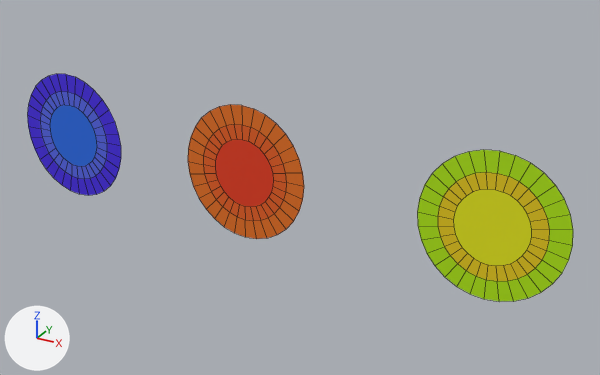
A saved change to the Blender file models/Part/Blender/TARGET.blend.
One viewpoint serves both versions: a 50 mm camera at (24.4, -25.0, 20.5) aimed at (7.7, 5.3, 5.3). The lights are fixed; the arrows at lower left show +X, +Y and +Z. The picture after the commit comes second. Mesh edges are drawn as thin lines.
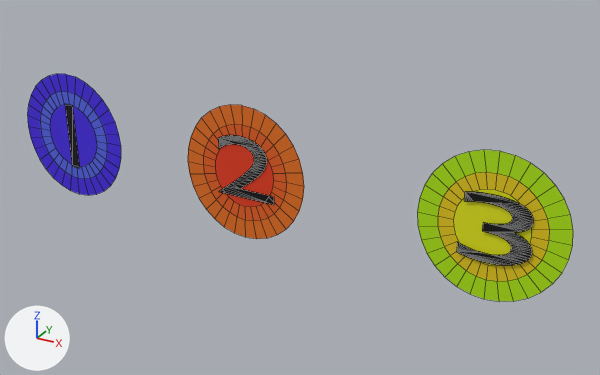
The change, as JSON lines over the scene's bpy script:
```json
{"op": "add", "block": "mat_material_013", "code": ["mat_material_013 = principled_material('Material.013')", "mat_material_013.base_color = (0.0, 0.0, 0.0)  # black #000000"]}
{"op": "add", "block": "mat_material_015", "code": ["mat_material_015 = principled_material('Material.015')", "mat_material_015.base_color = (0.0, 0.0, 0.0)  # black #000000"]}
{"op": "add", "block": "mat_material_014", "code": ["mat_material_014 = principled_material('Material.014')", "mat_material_014.base_color = (0.0, 0.0, 0.0)  # black #000000"]}
{"block": "me_circle", "where": "# used by ob_circle; location = (-5.16, 4.56, 5.77); rotation_euler = (1.571, 0.0, 0.0), in degrees (90, 0, 0); scale = (3.14, 3.26, 3.26)"}
{"block": "me_circle", "where": "# verts and faces of me_circle; kept vertices keep their numbers, new ones are numbered from 96"}
{"op": "remove", "block": "me_circle", "code": "me_circle.from_pydata(...)  # 96 vertices, 65 faces; spans x -1.0..1.0, y -1.0..1.0, z 0.0"}
{"op": "add", "block": "me_circle", "code": "me_circle.from_pydata(...)  # 100 vertices, 67 faces; spans x -1.0..1.0, y -1.0..1.0, z 0.0"}
{"block": "me_circle", "change": "me_circle part 1"}
{"op": "add", "block": "me_circle", "code": "verts[96] = (0.06, 0.51, 0.0)  # pixel (72, 105)"}
{"op": "add", "block": "me_circle", "code": "verts[97] = (-0.09, 0.51, 0.0)  # pixel (64, 103)"}
{"op": "add", "block": "me_circle", "code": "verts[98] = (-0.09, -0.53, 0.0)  # pixel (72, 166)"}
{"op": "add", "block": "me_circle", "code": "verts[99] = (0.06, -0.53, 0.0)  # pixel (79, 168)"}
{"op": "add", "block": "me_circle", "code": "faces += [(96, 97, 98), (96, 98, 99)]  # mat_material_013 (black #000000)"}
{"block": "me_circle", "change": "me_circle part 2: 1 face spanning x -0.5..0.5, y -0.5..0.5, z 0.0 switches from mat_material_003 (blue #246be7) to mat_material_002 (blue #4628e7)"}
{"op": "remove", "block": "me_circle", "code": "me_circle.materials.append(mat_material_003)  # blue #246be7"}
{"op": "add", "block": "me_circle", "code": "me_circle.materials.append(mat_material_013)  # black #000000"}
{"op": "add", "block": "me_text_004", "code": ["me_text_004 = bpy.data.meshes.new('Text.004')", "me_text_004.from_pydata(...)  # 147 vertices, 145 faces; spans x 0.064..0.424, y -0.009..0.691, z 0.0", "me_text_004.materials.append(mat_material_015)  # black #000000"]}
{"op": "add", "block": "me_text_003", "code": ["me_text_003 = bpy.data.meshes.new('Text.003')", "me_text_003.from_pydata(...)  # 89 vertices, 87 faces; spans x 0.034..0.466, y 0.0..0.691, z 0.0", "me_text_003.materials.append(mat_material_014)  # black #000000"]}
{"op": "add", "block": "ob_text_002", "code": ["ob_text_002 = bpy.data.objects.new('Text.002', me_text_004)", "ob_text_002.location = (14.92, 4.46, 4.28)", "ob_text_002.rotation_euler = (1.571, 0.0, 0.0)  # degrees (90, 0, 0)", "ob_text_002.scale = (8.33, 4.29, 1.0)"]}
{"op": "add", "block": "ob_text_001", "code": ["ob_text_001 = bpy.data.objects.new('Text.001', me_text_003)", "ob_text_001.location = (3.53, 4.52, 4.57)", "ob_text_001.rotation_euler = (1.571, 0.0, 0.0)  # degrees (90, 0, 0)", "ob_text_001.scale = (6.94, 4.34, 1.63)"]}
```

Where the change shows, as pixel boxes (x1, y1, x2, y2) in the pictures (600 x 375 px):
```json
{"object": "Text.002", "change": "added", "after": [457, 192, 533, 265]}
{"object": "Text.001", "change": "added", "after": [218, 135, 274, 205]}
{"part": 1, "of": "me_circle", "change": "added", "after": [65, 104, 79, 168], "on screen": "black"}
{"part": 2, "of": "me_circle", "change": "recoloured", "before": [50, 105, 97, 166], "after": [50, 105, 97, 166]}
```
